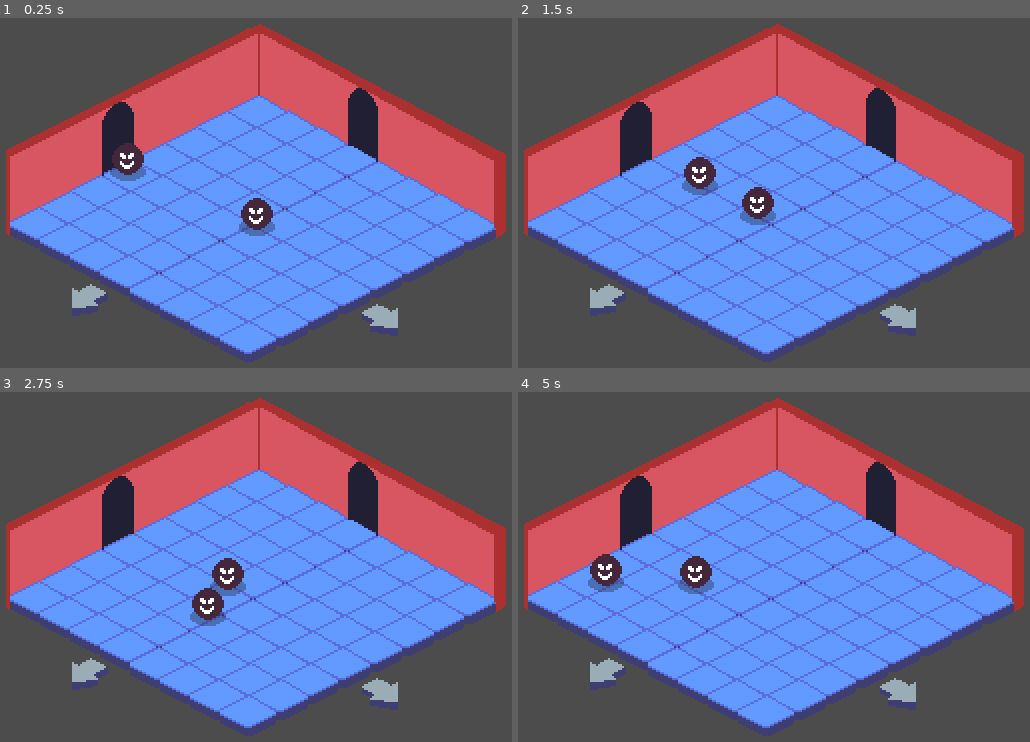
Above: before the commit, frames 1-4 (two rows, left to right).
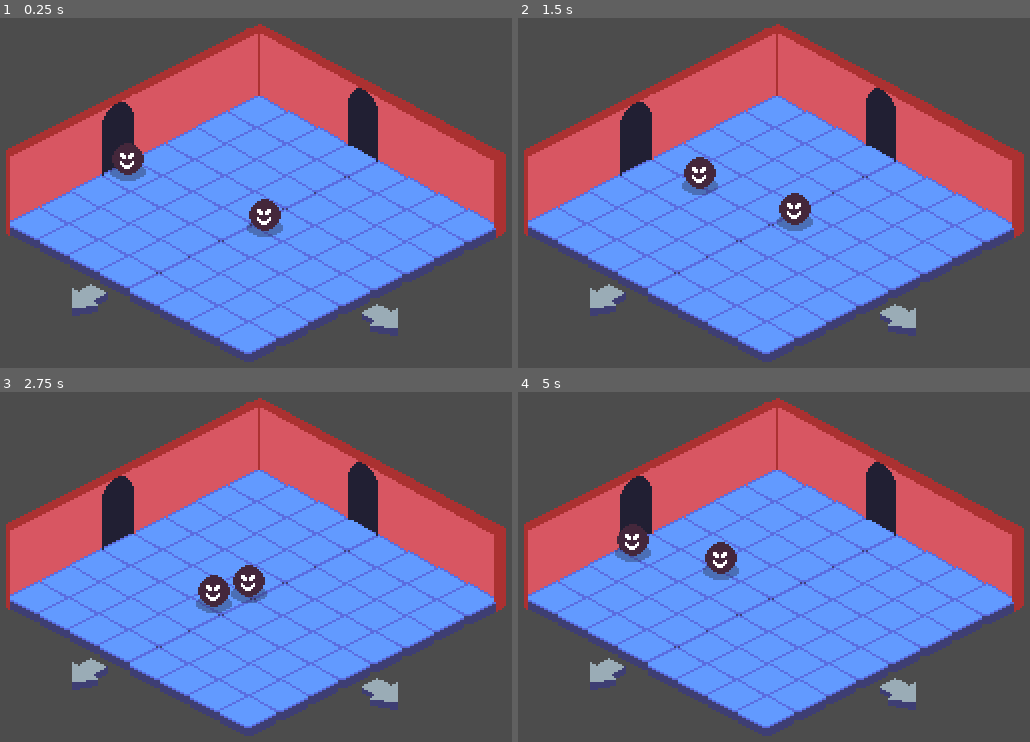
Above: after the commit, the same moments.

Repository: ColmeiaUDESC/gamejaaj6
Game: Godot game, scene res://Cenas/Teste.tscn
The game is run twice, just before and just after one commit, with the same random seed, the same clock (stepped at 60 frames per second) and the same inputs.
Inputs:
- Up to frame 1 (0.25 s): no input
- Up to frame 2 (1.5 s): hold Right (ui_right) 0.53-1.28 s; hold Down (ui_down) from 1.28 s (still down)
- Up to frame 3 (2.75 s): release Down (ui_down) at 2.03 s; hold Right (ui_right) from 2.03 s (still down)
- Up to frame 4 (5 s): release Right (ui_right) at 2.78 s; hold Up (ui_up) 2.78-3.53 s; hold Left (ui_left) from 3.53 s (still down)

The runs differ from the first frame. In frame 1, 0.5% of the frame differs, in the area x 46-56%, y 51-63%; in frame 2, 1.2%; in frame 3, 1.4%; in frame 4, 2.3%, in the area x 13-44%, y 37-58%.

Commit message:
Terminar logica do inimigo basico

Diff:
--- /dev/null
+++ b/Instanciaveis/Aguardo.gd
@@ -0,0 +1,24 @@
+extends Estado
+
+var direcao_alvo: Vector2 = Vector2.ZERO
+
+func ao_entrar() -> void:
+	_mudar_direcao_alvo()
+
+
+func executar(_delta: float) -> void:
+	inimigo.direcao = direcao_alvo
+
+func ao_sair() -> void:
+	direcao_alvo = Vector2.ZERO
+	$Timer.stop()
+
+
+func _mudar_direcao_alvo():
+	randomize()
+	direcao_alvo = Vector2(rand_range(-1, 1), rand_range(-1, 1)).normalized()
+	$Timer.start()
+
+
+func _on_Timer_timeout():
+	_mudar_direcao_alvo()
--- /dev/null
+++ b/Instanciaveis/Atacar.gd
@@ -0,0 +1,5 @@
+extends Estado
+
+
+func executar(_delta: float) -> void:
+	inimigo.direcao = Vector2.ZERO
--- /dev/null
+++ b/Instanciaveis/GerenciadorEstados.gd
@@ -0,0 +1,22 @@
+extends Node
+
+export(String) var estado_inicial: String
+
+var estado_atual: String = ""
+
+func iniciar(inimigo) -> void:
+	for filho in get_children():
+		filho.inimigo = inimigo
+	mudar_estado(estado_inicial)
+
+
+func executar(delta: float) -> void:
+	get_node(estado_atual).executar(delta)
+
+
+func mudar_estado(novo_estado: String) -> void:
+	if has_node(estado_atual):
+		get_node(estado_atual).ao_sair()
+
+	get_node(novo_estado).ao_entrar()
+	estado_atual = novo_estado
--- a/Instanciaveis/Inimigo.tscn
+++ b/Instanciaveis/Inimigo.tscn
@@ -1,7 +1,11 @@
-[gd_scene load_steps=6 format=2]
+[gd_scene load_steps=10 format=2]
 
 [ext_resource path="res://Instanciaveis/Scripts/Inimigo.gd" type="Script" id=1]
 [ext_resource path="res://Conteudos/Counteudo-Teste/personagem-teste.png" type="Texture" id=2]
+[ext_resource path="res://Instanciaveis/GerenciadorEstados.gd" type="Script" id=3]
+[ext_resource path="res://Instanciaveis/Aguardo.gd" type="Script" id=4]
+[ext_resource path="res://Instanciaveis/Seguir.gd" type="Script" id=5]
+[ext_resource path="res://Instanciaveis/Atacar.gd" type="Script" id=6]
 
 [sub_resource type="CircleShape2D" id=1]
 radius = 8.0
@@ -37,7 +41,24 @@
 rotation = 0.785398
 shape = SubResource( 3 )
 
+[node name="GerenciadorEstados" type="Node" parent="."]
+script = ExtResource( 3 )
+estado_inicial = "Aguardo"
+
+[node name="Aguardo" type="Node" parent="GerenciadorEstados"]
+script = ExtResource( 4 )
+
+[node name="Timer" type="Timer" parent="GerenciadorEstados/Aguardo"]
+one_shot = true
+
+[node name="Seguir" type="Node" parent="GerenciadorEstados"]
+script = ExtResource( 5 )
+
+[node name="Atacar" type="Node" parent="GerenciadorEstados"]
+script = ExtResource( 6 )
+
 [connection signal="body_entered" from="Area_de_ataque" to="." method="_on_Area_de_ataque_body_entered"]
 [connection signal="body_exited" from="Area_de_ataque" to="." method="_on_Area_de_ataque_body_exited"]
 [connection signal="body_entered" from="Visao" to="." method="_on_Visao_body_entered"]
 [connection signal="body_exited" from="Visao" to="." method="_on_Visao_body_exited"]
+[connection signal="timeout" from="GerenciadorEstados/Aguardo/Timer" to="GerenciadorEstados/Aguardo" method="_on_Timer_timeout"]
--- /dev/null
+++ b/Instanciaveis/Scripts/Estado.gd
@@ -0,0 +1,16 @@
+extends Node
+class_name Estado
+
+var inimigo: KinematicBody2D
+
+
+func ao_entrar() -> void:
+	pass
+
+
+func executar(_delta: float) -> void:
+	pass
+
+
+func ao_sair() -> void:
+	pass
--- a/Instanciaveis/Scripts/Inimigo.gd
+++ b/Instanciaveis/Scripts/Inimigo.gd
@@ -1,39 +1,37 @@
 extends KinematicBody2D
 
-var random = RandomNumberGenerator.new()
-enum {
-	AGUARDO,
-	ATAQUE,
-	SEGUIR
-}
-
-const VELOCIDADE = 20
+const VELOCIDADE = 1000
 var jogador = null
-onready var state = AGUARDO
-
-var timer = 0
-var timer_limit = 1000
+var direcao = Vector2.ZERO
 var movimento = Vector2.ZERO
 
+func _ready():
+	$GerenciadorEstados.iniciar(self)
+
+
 func _physics_process(delta):
-	var movimento = Vector2.ZERO
-	if state == SEGUIR:
-		movimento = position.direction_to(jogador.position) * VELOCIDADE
+	$GerenciadorEstados.executar(delta)
+	movimento = direcao * VELOCIDADE * delta
+	movimento = move_and_slide(movimento)
 
-	move_and_slide(movimento)
 
 func _on_Visao_body_entered(body):
 	if body.name == "Jogador":
 		jogador = body
-		state = SEGUIR
+		$GerenciadorEstados.mudar_estado("Seguir")
 
-func _on_Visao_body_exited(_body):
-	state = AGUARDO
+
+func _on_Visao_body_exited(body):
+	if body == jogador:
+		$GerenciadorEstados.mudar_estado("Aguardo")
+		jogador = null
+
 
 func _on_Area_de_ataque_body_entered(body):
-	if body.name == "Jogador":
-		jogador = body
-		state = ATAQUE
+	if body == jogador:
+		$GerenciadorEstados.mudar_estado("Atacar")
 
-func _on_Area_de_ataque_body_exited(_body):
-	state = SEGUIR
+
+func _on_Area_de_ataque_body_exited(body):
+	if body == jogador:
+		$GerenciadorEstados.mudar_estado("Seguir")
--- /dev/null
+++ b/Instanciaveis/Seguir.gd
@@ -0,0 +1,5 @@
+extends Estado
+
+
+func executar(_delta: float):
+	inimigo.direcao = inimigo.position.direction_to(inimigo.jogador.position)
--- a/project.godot
+++ b/project.godot
@@ -7,6 +7,16 @@
 ;   param=value ; assign values to parameters
 
 config_version=4
+
+_global_script_classes=[ {
+"base": "Node",
+"class": "Estado",
+"language": "GDScript",
+"path": "res://Instanciaveis/Scripts/Estado.gd"
+} ]
+_global_script_class_icons={
+"Estado": ""
+}
 
 [application]
 
